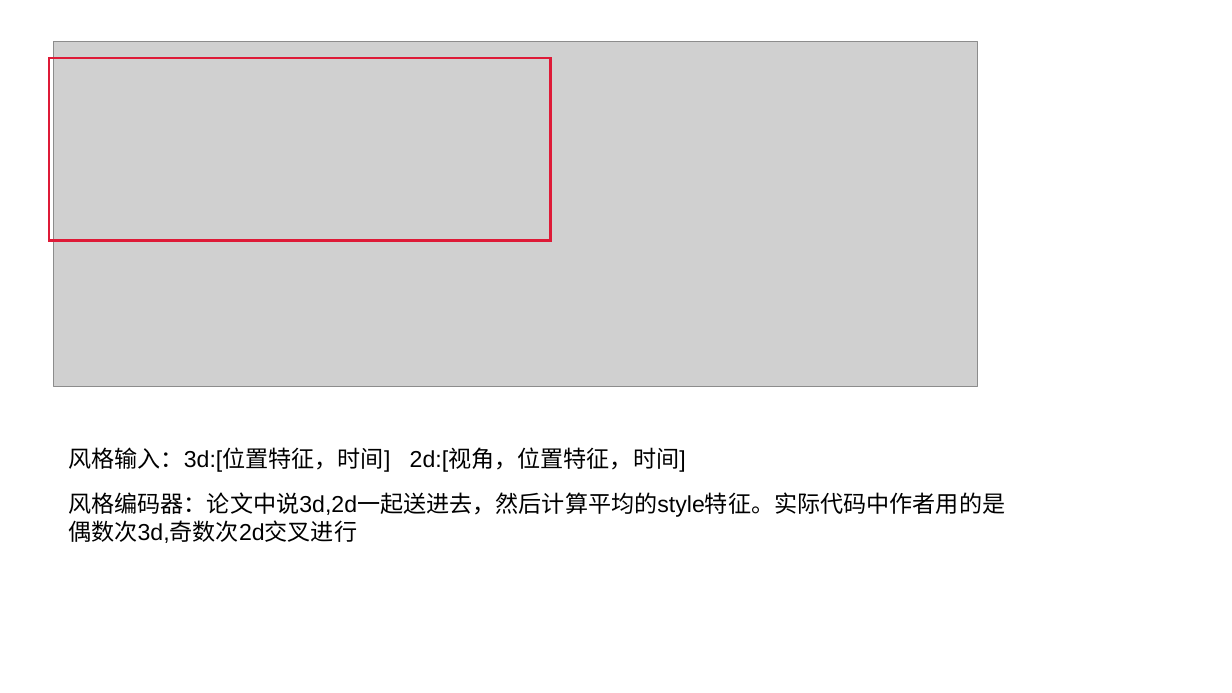
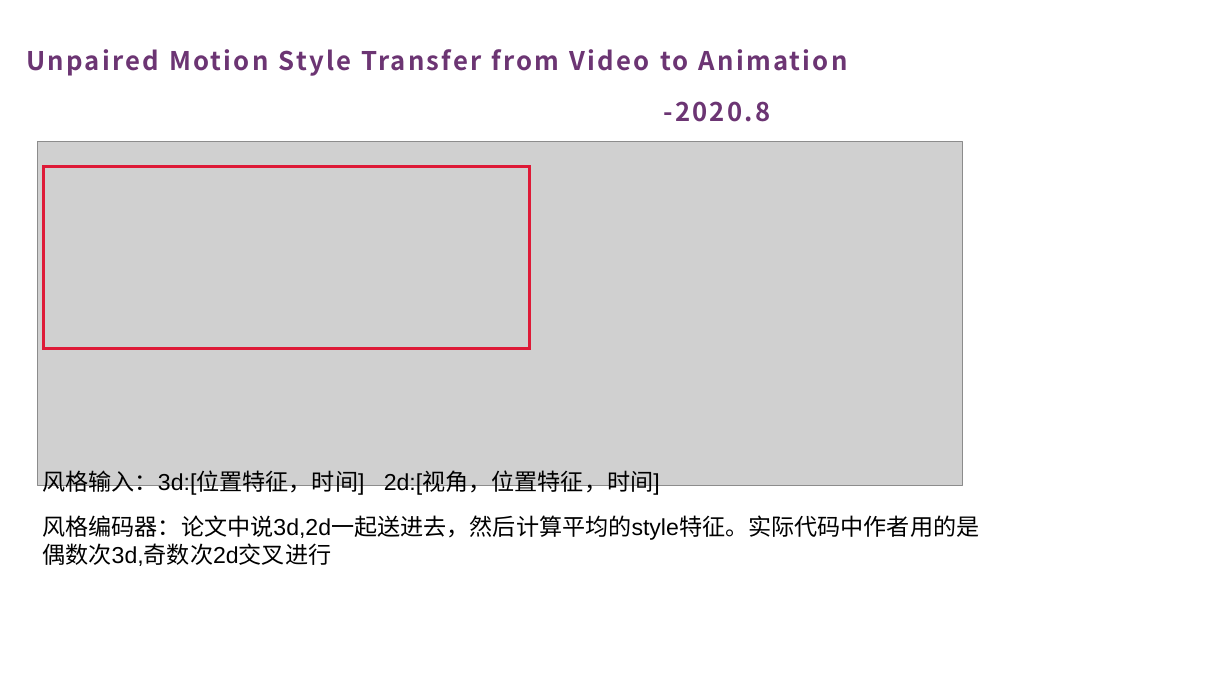
Before and after one commit to Ein-verlass/StyleTransferDatasets, a slide deck: slide 6 of 第一周汇报.pptx (slide 5 before the commit). Drawn at 1232x693 pixels with LibreOffice and Linux fonts; fonts in the diff are those of the drawing; grey boxes stand for pictures. Boxes give left, top, right and bottom in pixels: in the first picture for what was removed or moved away, otherwise in the second. Text is boxed around its words. In the diff, an @@ line names an element or a change of style, - is before the commit and + after.

```diff
--- a/第一周汇报.pptx
+++ b/第一周汇报.pptx
@@ text added at [26, 49, 848, 76], 20 pt, text #6C3573, bold @@
+Unpaired Motion Style Transfer from Video to Animation
@@ text added at [664, 101, 771, 122], 20 pt, text #6C3573, bold @@
+-2020.8
@@ picture: place and size @@
-picture at [54, 42, 979, 386]
+picture at [38, 141, 963, 486]
@@ rectangle: place and size @@
-rectangle at [49, 58, 551, 240]
+rectangle at [43, 166, 530, 349]
@@ text "风格输入：3d:[位置特征，时间] 2d:[视角，位置特征，时间]": place and size @@
-text "风格输入：3d:[位置特征，时间] 2d:[视角，位置特征，时间]" at [68, 447, 686, 472]
+text "风格输入：3d:[位置特征，时间] 2d:[视角，位置特征，时间]" at [42, 470, 660, 496]
@@ text "风格编码器：论文中说3d,2d一起送进去，然后计算平均的style特征。实际代码中作者用的是偶数次3d,奇数次2d交叉进 ...": place and size @@
-text "风格编码器：论文中说3d,2d一起送进去，然后计算平均的style特征。实际代码中作者用的是偶数次3d,奇数次2d交叉进 ..." at [68, 492, 1005, 543]
+text "风格编码器：论文中说3d,2d一起送进去，然后计算平均的style特征。实际代码中作者用的是偶数次3d,奇数次2d交叉进 ..." at [42, 515, 979, 566]
```
Also in this commit, not shown: 4 other slides changed, 11 slides added, 3 slides removed.
